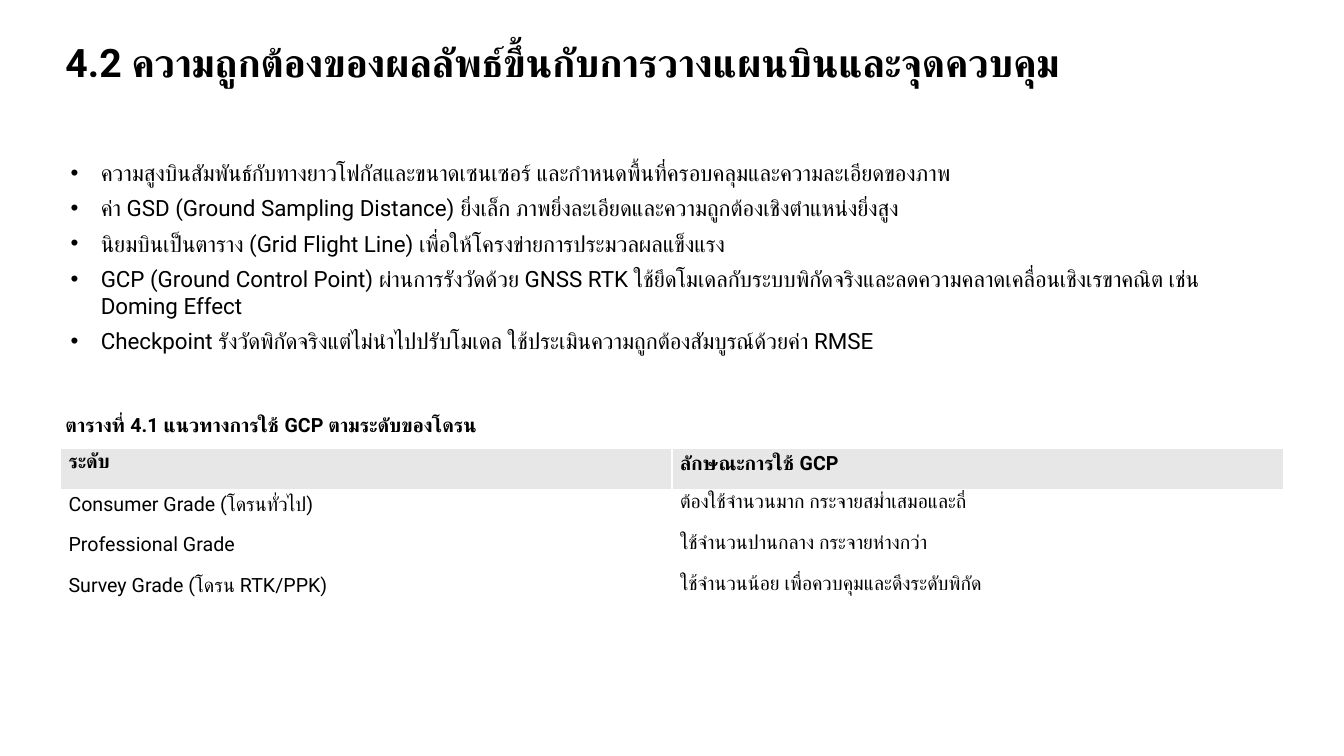
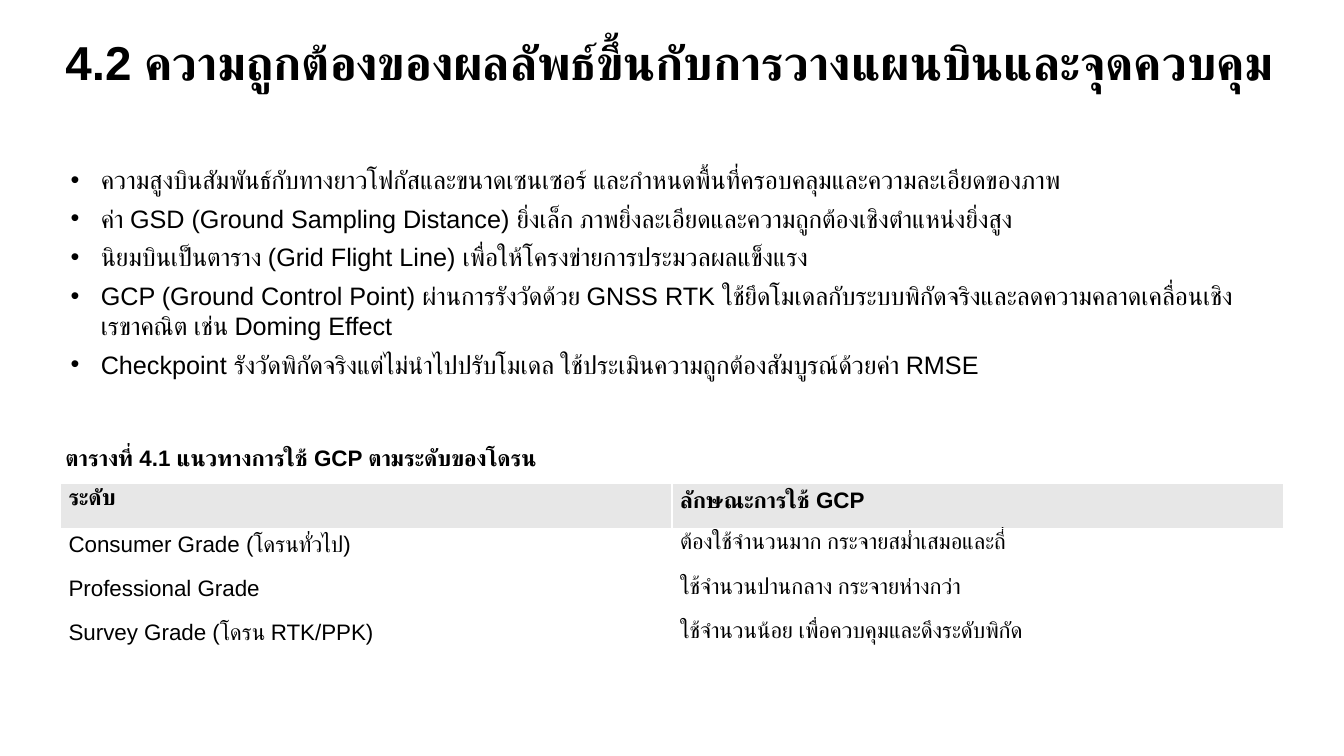
Before and after one commit to soravisAmn/Presentation, a slide deck: slide 17 of Surveying Technologies/draft#1/draft1.pptx. Drawn at 1344x756 pixels with LibreOffice and Linux fonts; fonts in the diff are those of the drawing. Boxes give left, top, right and bottom in pixels: in the first picture for what was removed or moved away, otherwise in the second. Text is boxed around its words. In the diff, an @@ line names an element or a change of style, - is before the commit and + after.

```diff
--- a/Surveying Technologies/draft#1/draft1.pptx
+++ b/Surveying Technologies/draft#1/draft1.pptx
@@ text "4.2 ความถูกต้องของผลลัพธ์ขึ้นกับการวางแผนบินและจุดควบคุม" at (65, 43, 1273, 94): size 28 to 34 pt, font Roboto to Arial @@
@@ text "ความสูงบินสัมพันธ์กับทางยาวโฟกัสและขนาดเซนเซอร์ และกำหนดพื้น ..." at (101, 170, 1232, 381): size 16 to 18 pt, font Roboto to Arial @@
@@ text "ตารางที่ 4.1 แนวทางการใช้ GCP ตามระดับของโดรน": place and size @@
-text "ตารางที่ 4.1 แนวทางการใช้ GCP ตามระดับของโดรน" at (65, 417, 477, 433)
+text "ตารางที่ 4.1 แนวทางการใช้ GCP ตามระดับของโดรน" at (65, 448, 536, 467)
@@ text "ตารางที่ 4.1 แนวทางการใช้ GCP ตามระดับของโดรน" at (65, 448, 536, 467): size 14 to 16 pt, font Roboto to Arial @@
@@ table at (60, 484, 1285, 661) @@
@@ size 14 to 16 pt, font Roboto to Arial @@
@@ table: place and size @@
-table at (60, 449, 1285, 611)
+table at (60, 484, 1285, 661)
```
Also in this commit, not shown: 62 other slides changed, 35 other files.
